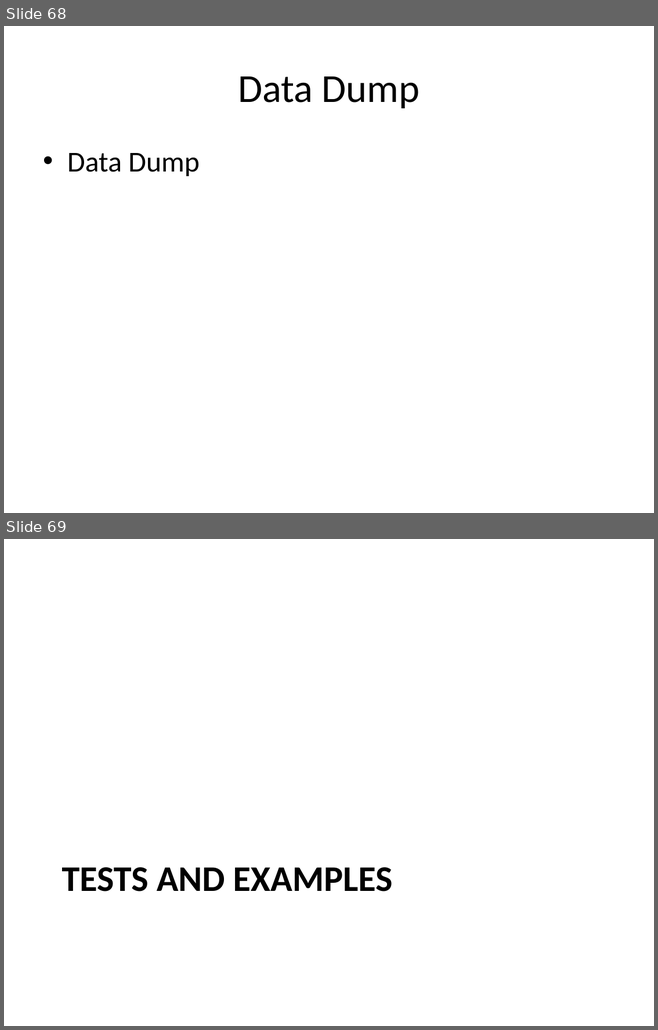
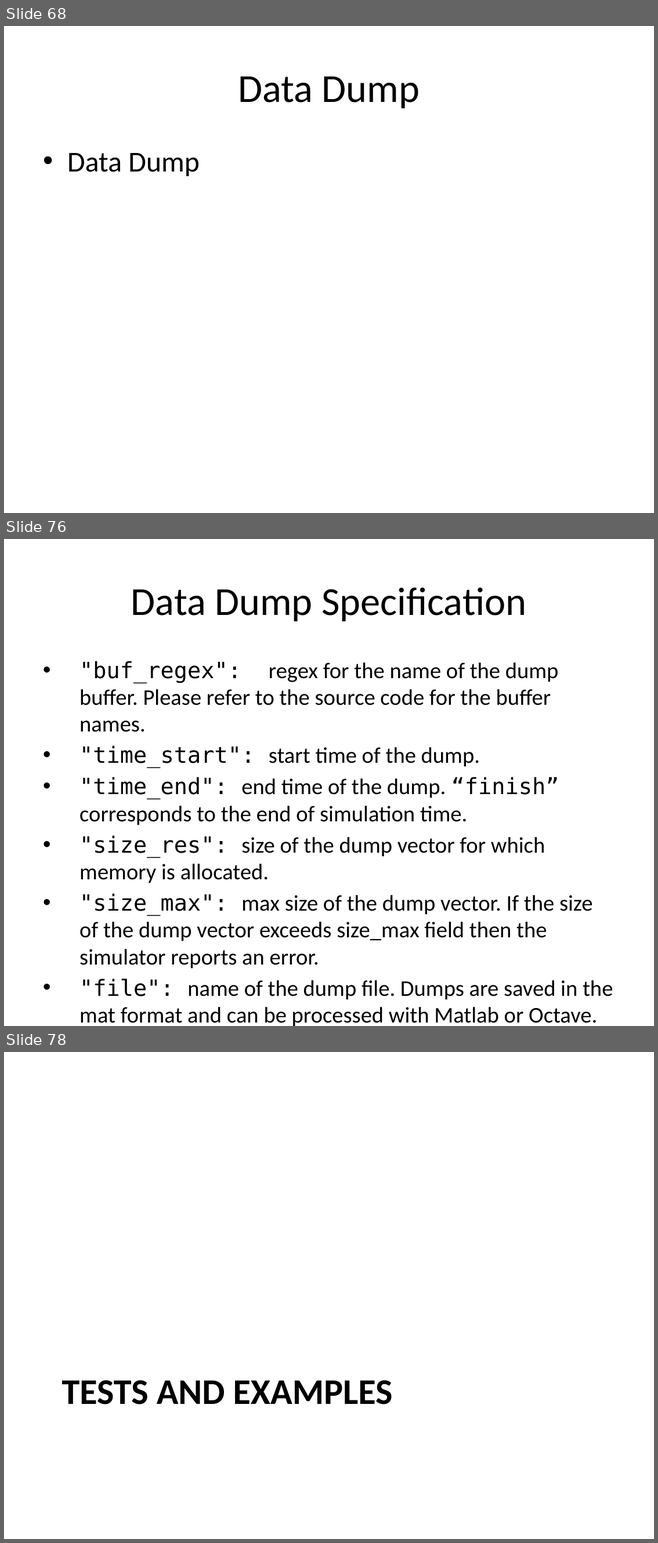
Before and after one commit to timurkelin/simsimd, a slide deck: doc/simsimd.pptx. Shown one above the other, each under a label of ours: slides 68 and 69 before the commit, slides 68, 76 and 78 after it; the slides between them are not shown. The pictures are 658x1030 and 658x1543 pixels, drawn with LibreOffice and Linux fonts; fonts in the diff are those of the drawing; background and template pictures are left out. Boxes give left, top, right and bottom in pixels: in the first picture for what was removed or moved away, otherwise in the second. Text is boxed around its words. In the diff, an @@ line names an element or a change of style, - is before the commit and + after.

```diff
--- a/doc/simsimd.pptx
+++ b/doc/simsimd.pptx
@@ slide 76 added at box(4, 539, 654, 1026), background #FFFFFF @@
@@ title added at box(131, 587, 526, 621), 44 pt, text #000000 @@
+Data Dump Specification
@@ text added at box(79, 661, 612, 1026), 24.8 pt, text #000000 @@
+• "buf_regex": regex for the name of the dump buffer. Please refer to the source code for the buffer names.
+• "time_start": start time of the dump.
+• "time_end": end time of the dump. “finish” corresponds to the end of simulation time.
+• "size_res": size of the dump vector for which memory is allocated.
+• "size_max": max size of the dump vector. If the size of the dump vector exceeds size_max field then the simulator reports an error.
+• "file": name of the dump file. Dumps are saved in the mat format and can be processed with Matlab or Octave.
@@ what was slide 69 is now slide 78 @@
```
Also in this commit, not shown: 1 slide changed, 8 other slides added.
